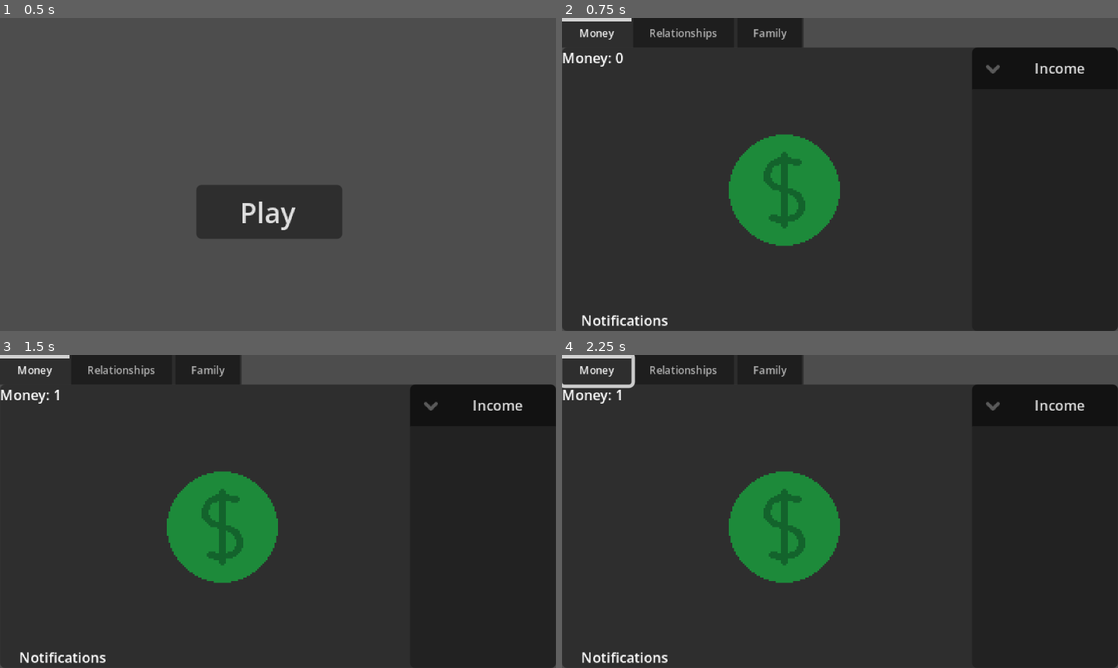
Above: before the commit, frames 1-4 (two rows, left to right).
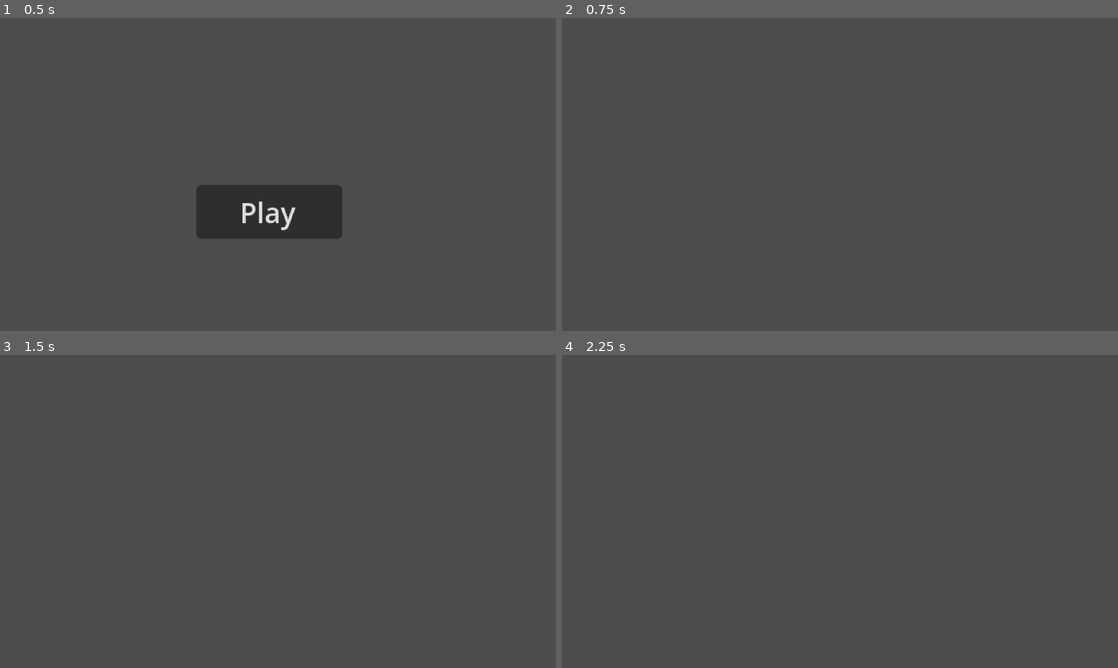
Above: after the commit, the same moments.

Repository: ObedH/the-american-dream
Game: Godot game, scene res://scenes/main/main.tscn
Same seed, same stepped clock (60 frames per second), same inputs: the game is played once before the commit and once after it.
Inputs (mouse positions are in pixels of both pictures, inside the frame that each line leads up to):
- Up to frame 1 (0.5 s): no input
- Up to frame 2 (0.75 s): click "Play" at 0.5 s
- Up to frame 3 (1.5 s): click (222, 527) at 1.27 s
- Up to frame 4 (2.25 s): tap Enter at 2 s; move the mouse to (962, 495) at 2.02 s; hold Right from 2.03 s (still down); tap Alt at 2.1 s; click (962, 495) at 2.17 s

Frame 1 is identical in both runs. In frame 2, 94% of the frame differs, in the area x 0-100%, y 0-100%; in frame 3, 94%; in frame 4, 94%.
Error after the commit: Parse Error: Could not find type "Notif" in the current scope. (res://scenes/play/play.gd:24)

Commit message:
Renamed notification-related files

Diff:
--- a/scenes/play/notifs_panel/notif/notif_bubble.gd
+++ b/scenes/play/notifs_panel/notif/notif_bubble.gd
@@ -5,26 +5,26 @@
 const MONEY_ICON = preload("uid://dr41qo01cmx8s")
 const RELA_ICON = preload("uid://3e8rhlbun1sc")
 
-var notif_meta: Notif
+var notif_data: NotifData
 
 @onready var icon: TextureRect = $Icon
 @onready var message: Label = $Message
 
 
 func _ready() -> void:
-	if notif_meta == null:
-		push_warning("No notif meta!")
+	if notif_data == null:
+		push_warning("No notif data!")
 		return
 
-	match notif_meta.notif_type:
-		Notif.NotifType.MONEY:
+	match notif_data.notif_type:
+		NotifData.NotifType.MONEY:
 			icon.texture = MONEY_ICON
-		Notif.NotifType.HOME:
+		NotifData.NotifType.HOME:
 			icon.texture = HOME_ICON
-		Notif.NotifType.RELA:
+		NotifData.NotifType.RELA:
 			icon.texture = RELA_ICON
 
-	message.text = notif_meta.message
+	message.text = notif_data.message
 
-func make(notif: Notif) -> void:
-	notif_meta = notif
+func make(data: NotifData) -> void:
+	notif_data = data
--- a/scenes/play/notifs_panel/notif/notif.gd
+++ b/scenes/play/notifs_panel/notif/notif_data.gd
@@ -1,4 +1,4 @@
-class_name Notif
+class_name NotifData
 extends Resource
 
 enum NotifType {
Renamed: scenes/play/notifs_panel/notif/notif.gd.uid -> scenes/play/notifs_panel/notif/notif_data.gd.uid
